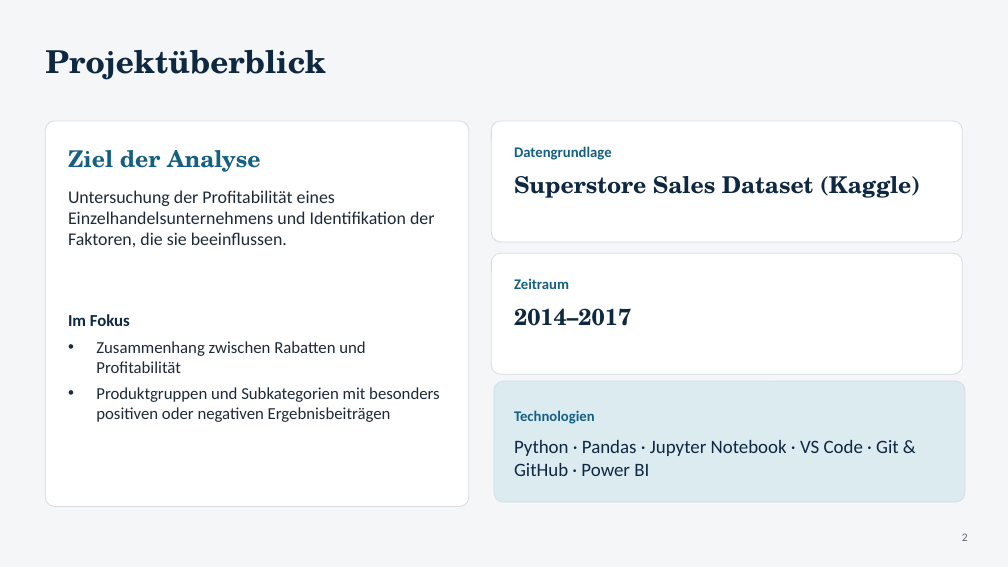
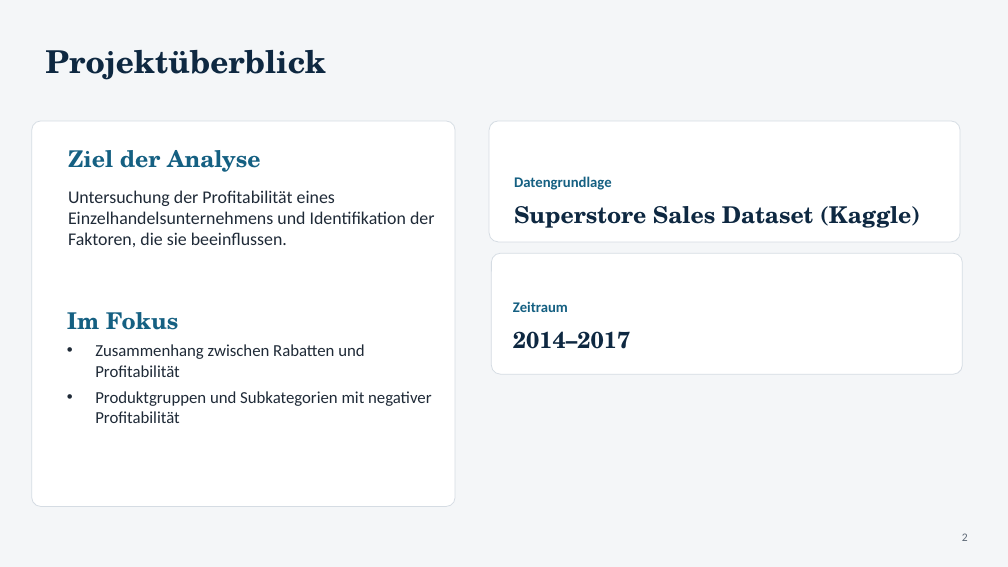
Before and after one commit to Carolyn74/Portfolioprojekt, a slide deck: slide 2 of Power Point/Abschlusspräsentation.pptx. Drawn at 1008x567 pixels with LibreOffice and Linux fonts; fonts in the diff are those of the drawing. Boxes give left, top, right and bottom in pixels: in the first picture for what was removed or moved away, otherwise in the second. Text is boxed around its words. In the diff, an @@ line names an element or a change of style, - is before the commit and + after.

Commit message:
Power Point Presentation completed

```diff
--- a/Power Point/Abschlusspräsentation.pptx
+++ b/Power Point/Abschlusspräsentation.pptx
@@ rounded rectangle: place and size @@
-rounded rectangle at bbox=[45, 121, 469, 507]
+rounded rectangle at bbox=[32, 121, 455, 507]
@@ text "Datengrundlage": place and size @@
-text "Datengrundlage" at bbox=[514, 146, 612, 160]
+text "Datengrundlage" at bbox=[514, 176, 612, 190]
@@ text "Superstore Sales Dataset (Kaggle)": place and size @@
-text "Superstore Sales Dataset (Kaggle)" at bbox=[514, 176, 920, 198]
+text "Superstore Sales Dataset (Kaggle)" at bbox=[514, 206, 920, 228]
@@ text "Zeitraum": place and size @@
-text "Zeitraum" at bbox=[514, 278, 569, 289]
+text "Zeitraum" at bbox=[513, 301, 568, 312]
@@ text at bbox=[67, 312, 179, 330]: size 16 to 22 pt, font Calibri to TeX Gyre Schola, text colour #0E2841 to #156082 in "Im Fokus" @@
@@ text "2014–2017": place and size @@
-text "2014–2017" at bbox=[514, 308, 631, 326]
+text "2014–2017" at bbox=[513, 331, 630, 349]
@@ rounded rectangle removed at bbox=[495, 381, 966, 502] @@
@@ text at bbox=[95, 391, 431, 423]: text changed @@
-• Produktgruppen und Subkategorien mit besonders positiven oder negativen Ergebnisbeiträgen
+• Produktgruppen und Subkategorien mit negativer Profitabilität
@@ text removed at bbox=[514, 410, 595, 424] @@
-Technologien
@@ text removed at bbox=[514, 440, 899, 476] @@
-Python · Pandas · Jupyter Notebook · VS Code · Git & GitHub · Power BI
```
Also in this commit, not shown: 10 other slides changed, 2 slides added, 28 other files.
